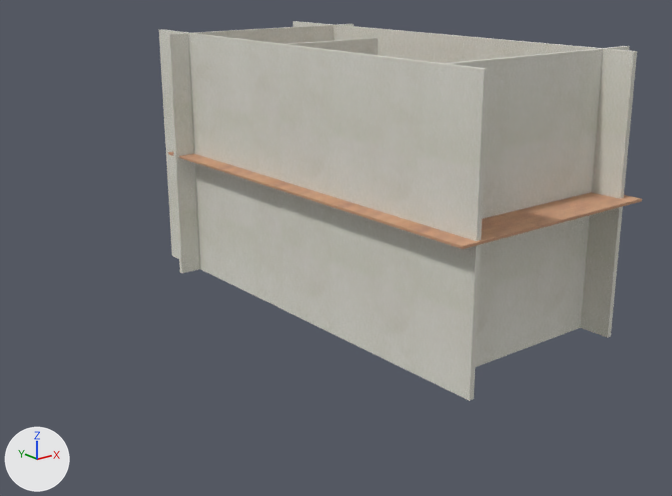
What one commit did to the FBX model GameTemplate/Game/Assets/modelData/ground/ground2.FBX.
One viewpoint serves both versions: a 50 mm camera at (-45.7, -99.7, 20.6) aimed at (6.8, -34.1, -5.7). The lights are fixed; the arrows at lower left show +X, +Y and +Z. Where no turn or scale is listed for an object, it has been applied to the vertices.
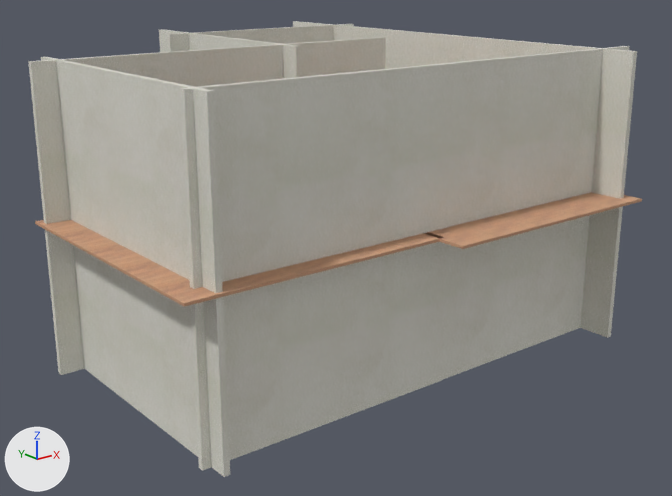
Location of each change, (x1, y1, x2, y2) in pixels of the pictures (672 x 496 px):
```json
{"object": "Box010", "change": "moved, turned", "before": [278, 44, 489, 401], "after": [41, 57, 230, 477]}
{"object": "Box018", "change": "added", "after": [180, 63, 453, 471]}
{"object": "Box016", "change": "moved, rescaled", "before": [289, 38, 378, 55], "after": [28, 37, 386, 375]}
{"object": "Box017", "change": "added", "after": [35, 220, 439, 307], "on screen": "brown"}
{"object": "Box002", "change": "unchanged, covered by the edit", "before": [159, 29, 289, 310], "after": [159, 29, 301, 79]}
{"object": "Box005", "change": "unchanged, covered by the edit", "before": [167, 24, 354, 273], "after": [167, 24, 354, 52]}
```

Scene script edits in JSON lines:
```json
{"op": "add", "block": "me_mesh_007", "code": ["me_mesh_007 = bpy.data.meshes.new('Mesh.007')", "me_mesh_007.from_pydata(...)  # a box spanning x -11.4..11.4, y 0.0..0.5, z -13.0..13.0", "me_mesh_007.materials.append(mat_material__26)  # picture img_concwhit_jpg"]}
{"op": "add", "block": "me_mesh_006_1", "code": ["me_mesh_006_1 = bpy.data.meshes.new('Mesh.006')", "me_mesh_006_1.from_pydata(...)  # a box spanning x -11.2..11.2, y -11.9..11.9, z 0.0..0.2", "me_mesh_006_1.materials.append(mat_material__25)  # picture img_avodire2_png"]}
{"op": "set", "path": "ob_box010.location", "old": "(4.23, -41.54, 0.0)", "new": "(-16.52, -39.09, 0.0)"}
{"op": "set", "path": "ob_box010.rotation_euler", "old": "(-0.00335, -1.567, 3.142)", "new": "(0.0, -1.575, 0.0)", "note": "degrees (-0.2, -90, 180) -> degrees (0, -90, 0)"}
{"op": "set", "path": "ob_box016.location", "old": "(10.16, -29.01, 0.0)", "new": "(-1.15, -29.01, 0.0)"}
{"op": "set", "path": "ob_box016.scale", "old": "(0.0254, 0.0222, 0.0254)", "new": "(0.0254, 0.0716, 0.0254)"}
{"op": "add", "block": "ob_box018", "code": ["ob_box018 = bpy.data.objects.new('Box018', me_mesh_007)", "ob_box018.location = (-6.27, -50.13, 0.0)"]}
{"op": "add", "block": "ob_box017", "code": ["ob_box017 = bpy.data.objects.new('Box017', me_mesh_006_1)", "ob_box017.location = (-8.22, -40.08, 0.0)"]}
```
